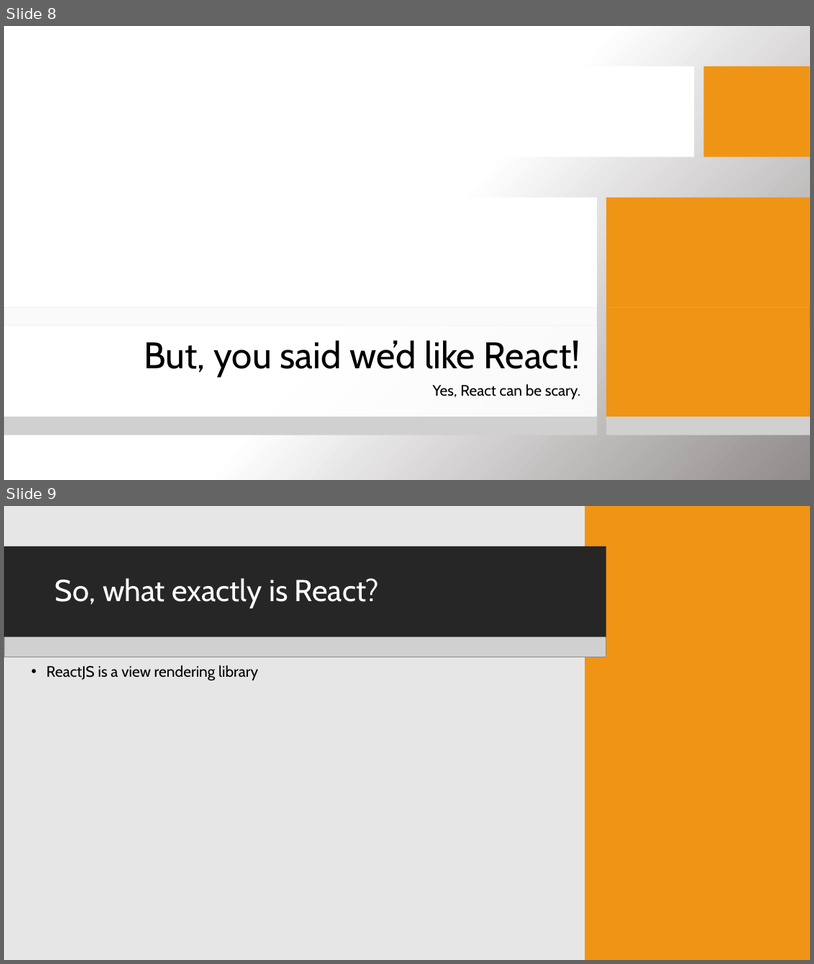
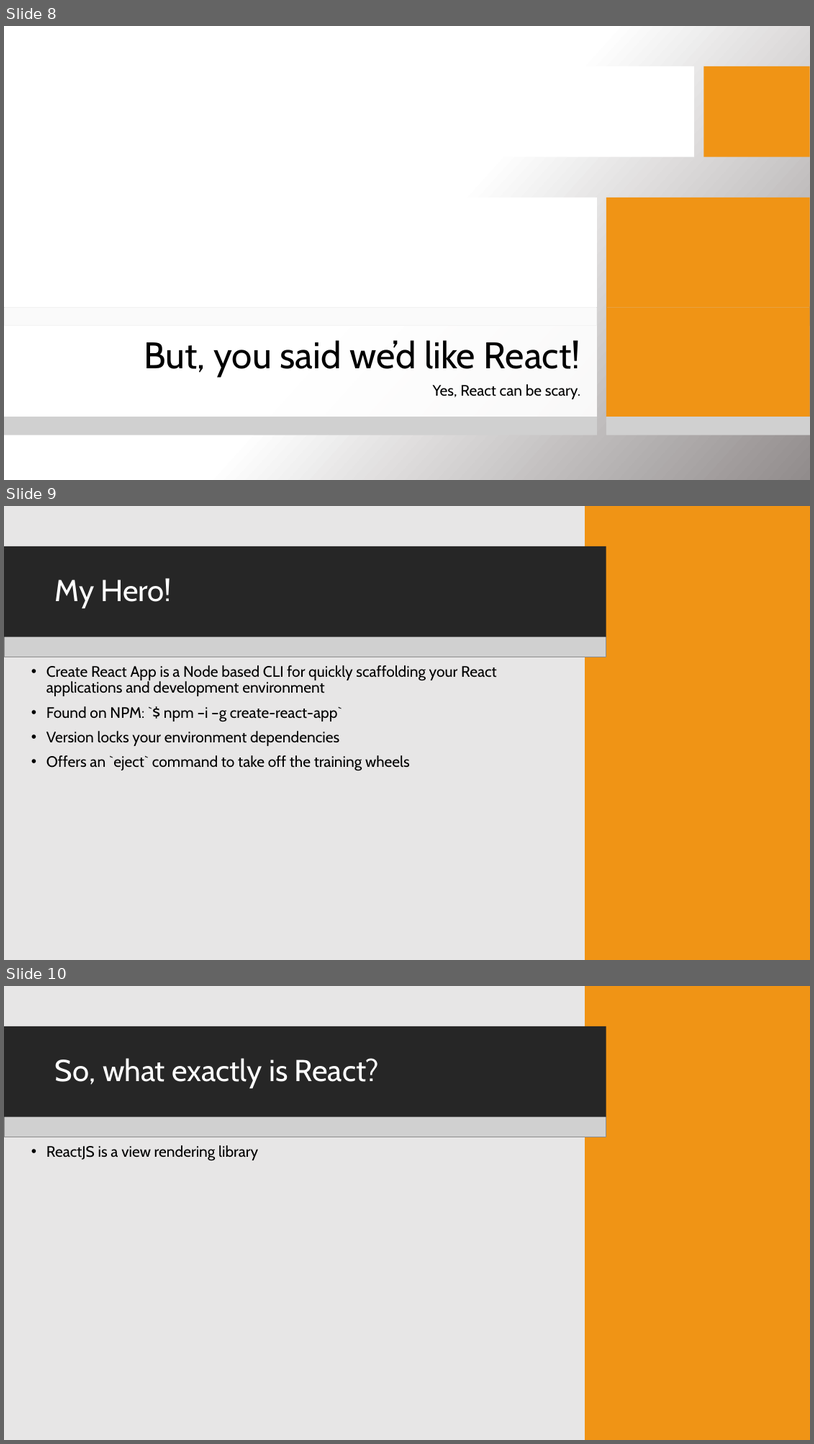
Before and after one commit to chris-wall/lets-overreact, a slide deck: lets-over-react.pptx. Shown one above the other, each under a label of ours: slides 8 and 9 before the commit, slides 8, 9 and 10 after it. The pictures are 814x964 and 814x1444 pixels, drawn with LibreOffice and Linux fonts; fonts in the diff are those of the drawing; grey boxes stand for pictures; background and template pictures are left out. Boxes give left, top, right and bottom in pixels: in the first picture for what was removed or moved away, otherwise in the second. Text is boxed around its words. In the diff, an @@ line names an element or a change of style, - is before the commit and + after.

```diff
--- a/lets-over-react.pptx
+++ b/lets-over-react.pptx
@@ slide 9 added at [4,506,810,960], background picture (left out); not listed: 2 template elements that a slide beside it also shows @@
@@ rectangle added at [4,506,810,960], fill #E7E6E6 @@
@@ rectangle added at [585,506,810,960], fill #F09415 @@
@@ rectangle added at [4,546,607,637], fill #262626 @@
@@ title added at [55,578,172,608], 36 pt, text #FFFFFF @@
+My Hero!
@@ picture added at [4,636,607,656] @@
@@ text added at [46,665,497,771], 18 pt, text #000000 @@
+• Create React App is a Node based CLI for quickly scaffolding your React applications and development environment
+• Found on NPM: `$ npm –i –g create-react-app`
+• Version locks your environment dependencies
+• Offers an `eject` command to take off the training wheels
@@ what was slide 9 is now slide 10 @@
```
Also in this commit, not shown: 5 slides changed.
